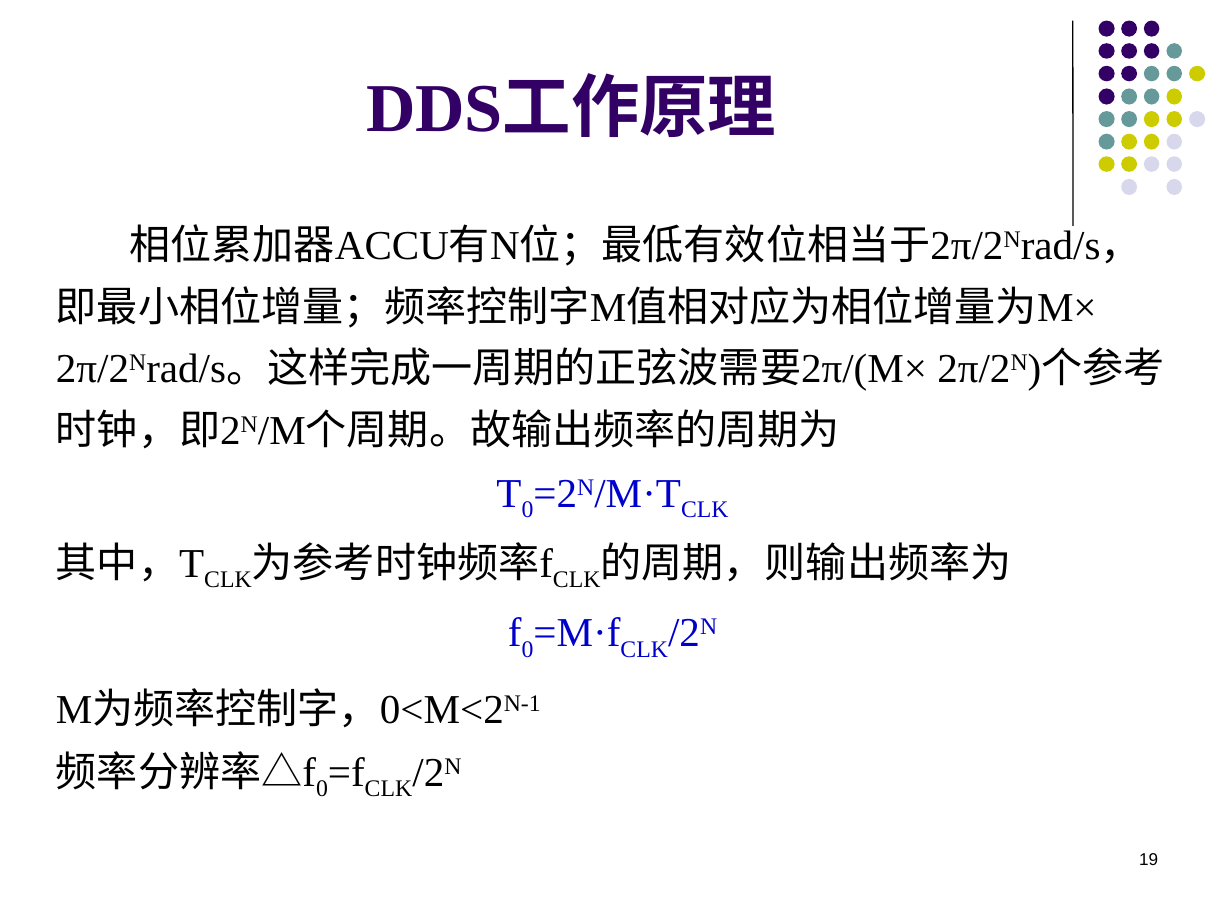
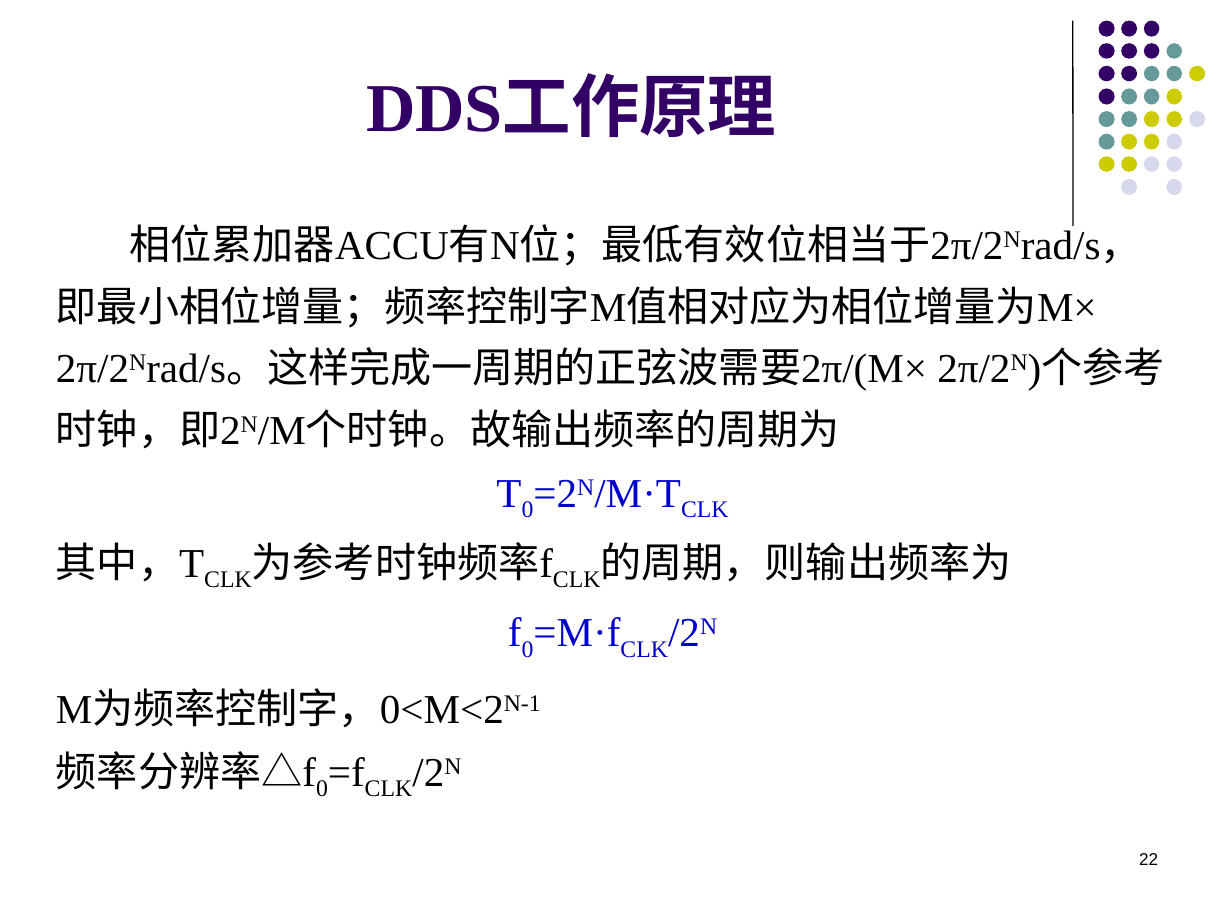
Before and after one commit to lyMeiSEU/ly_schoolhelper, a slide deck: slide 22 of 通信电子/第七章 频率合成器.pptx (slide 19 before the commit). Drawn at 1232x924 pixels with LibreOffice and Linux fonts; fonts in the diff are those of the drawing; background and template pictures are left out. Boxes give left, top, right and bottom in pixels: in the first picture for what was removed or moved away, otherwise in the second. Text is boxed around its words. In the diff, an @@ line names an element or a change of style, - is before the commit and + after.

```diff
--- a/通信电子/第七章 频率合成器.pptx
+++ b/通信电子/第七章 频率合成器.pptx
@@ text at [56, 224, 1165, 449]: text changed @@
-相位累加器ACCU有N位；最低有效位相当于2π/2Nrad/s，即最小相位增量；频率控制字M值相对应为相位增量为M× 2π/2Nrad/s。这样完成一周期的正弦波需要2π/(M× 2π/2N)个参考时钟，即2N/M个周期。故输出频率的周期为
+相位累加器ACCU有N位；最低有效位相当于2π/2Nrad/s，即最小相位增量；频率控制字M值相对应为相位增量为M× 2π/2Nrad/s。这样完成一周期的正弦波需要2π/(M× 2π/2N)个参考时钟，即2N/M个时钟。故输出频率的周期为
@@ page number at [1139, 853, 1158, 865]: text changed @@
-19
+22
```
Also in this commit, not shown: 12 other slides changed, 3 slides added, 39 other files.
